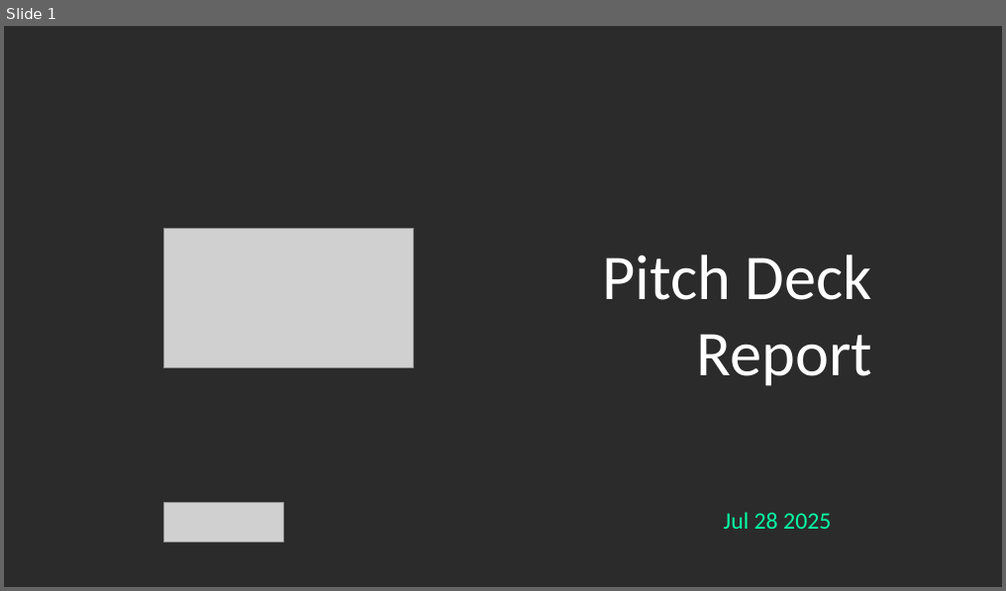
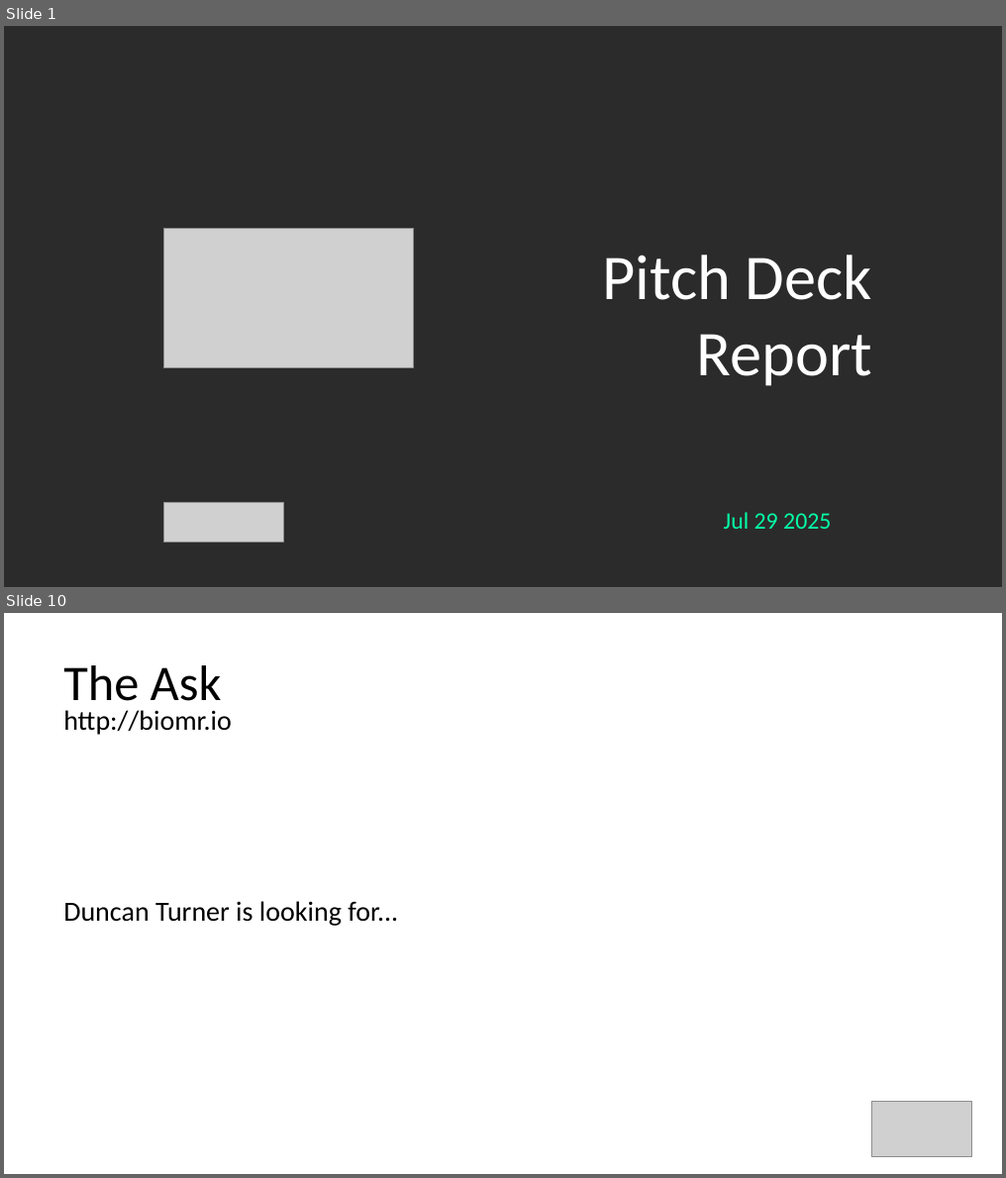
Before and after one commit to Gabrielo-Ram/SOSV-Studio-Slide-Generator, a slide deck: demo.pptx. Shown one above the other, each under a label of ours: slide 1 before the commit, slides 1 and 10 after it; the slides between them are not shown. The pictures are 1006x591 and 1006x1178 pixels, drawn with LibreOffice and Linux fonts; fonts in the diff are those of the drawing; grey boxes stand for pictures; background and template pictures are left out; a plain dark background stands for a picture behind light text. Boxes give left, top, right and bottom in pixels: in the first picture for what was removed or moved away, otherwise in the second. Text is boxed around its words. In the diff, an @@ line names an element or a change of style, - is before the commit and + after.

```diff
--- a/demo.pptx
+++ b/demo.pptx
@@ slide 10 added at bbox=[4, 613, 1002, 1174], background picture (left out) @@
@@ text added at bbox=[63, 665, 222, 711], 36 pt, text #000000 @@
+The Ask
@@ text added at bbox=[63, 710, 232, 735], 20 pt, text #000000 @@
+http://biomr.io
@@ text added at bbox=[63, 901, 398, 926], 20 pt, text #000000 @@
+Duncan Turner is looking for...
@@ picture added at bbox=[872, 1101, 972, 1157] @@
@@ slide 1 changed as well @@
@@ text at bbox=[724, 512, 831, 529]: text changed @@
-Jul 28 2025
+Jul 29 2025
```
Also in this commit, not shown: 8 other slides added, 2 slides removed, 6 other files.
